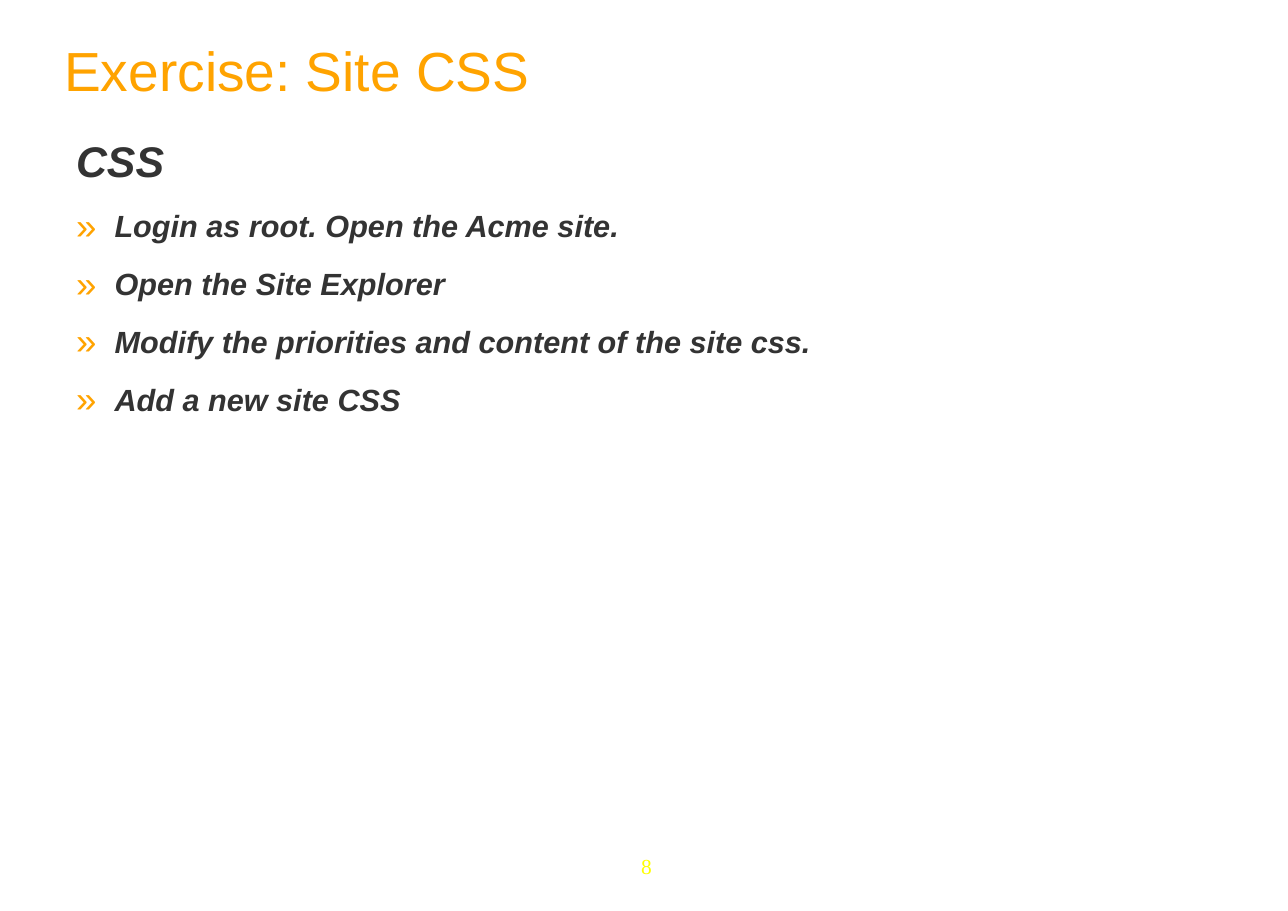
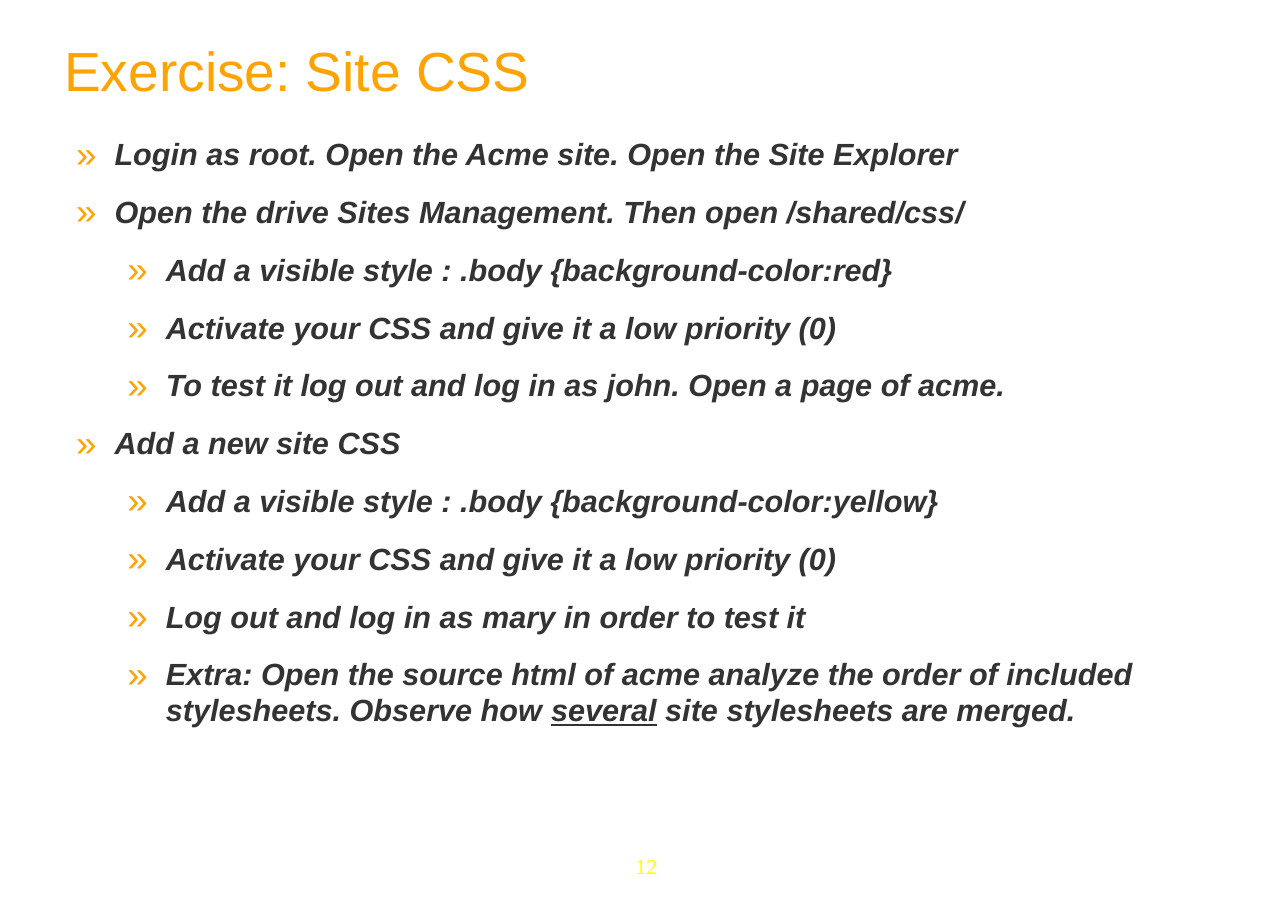
Before and after one commit to anhvurz90/training, a slide deck: slide 12 of slides/exo-fundamentals/en/070-WCM-Lab-XFund-en.ppt (slide 8 before the commit). Drawn at 1288x911 pixels with LibreOffice and Linux fonts; fonts in the diff are those of the drawing; background and template pictures are left out. Boxes give left, top, right and bottom in pixels: in the first picture for what was removed or moved away, otherwise in the second. Text is boxed around its words. In the diff, an @@ line names an element or a change of style, - is before the commit and + after.

```diff
--- a/slides/exo-fundamentals/en/070-WCM-Lab-XFund-en.ppt
+++ b/slides/exo-fundamentals/en/070-WCM-Lab-XFund-en.ppt
@@ text at box(115, 143, 1005, 402): text changed @@
-CSS
-» Login as root. Open the Acme site.
-» Open the Site Explorer
-» Modify the priorities and content of the site css.
+» Login as root. Open the Acme site. Open the Site Explorer
+» Open the drive Sites Management. Then open /shared/css/
+  » Add a visible style : .body {background-color:red}
+  » Activate your CSS and give it a low priority (0)
+  » To test it log out and log in as john. Open a page of acme.
@@ text at box(166, 489, 1132, 727): paragraphs added @@
+  » Add a visible style : .body {background-color:yellow}
+  » Activate your CSS and give it a low priority (0)
+  » Log out and log in as mary in order to test it
+  » Extra: Open the source html of acme analyze the order of included stylesheets. Observe how several site stylesheets are merged.
@@ page number at box(636, 860, 657, 874): text changed @@
-8
+12
```
Also in this commit, not shown: 8 other slides changed, 4 slides added, 1 slide removed, 1 other file.
